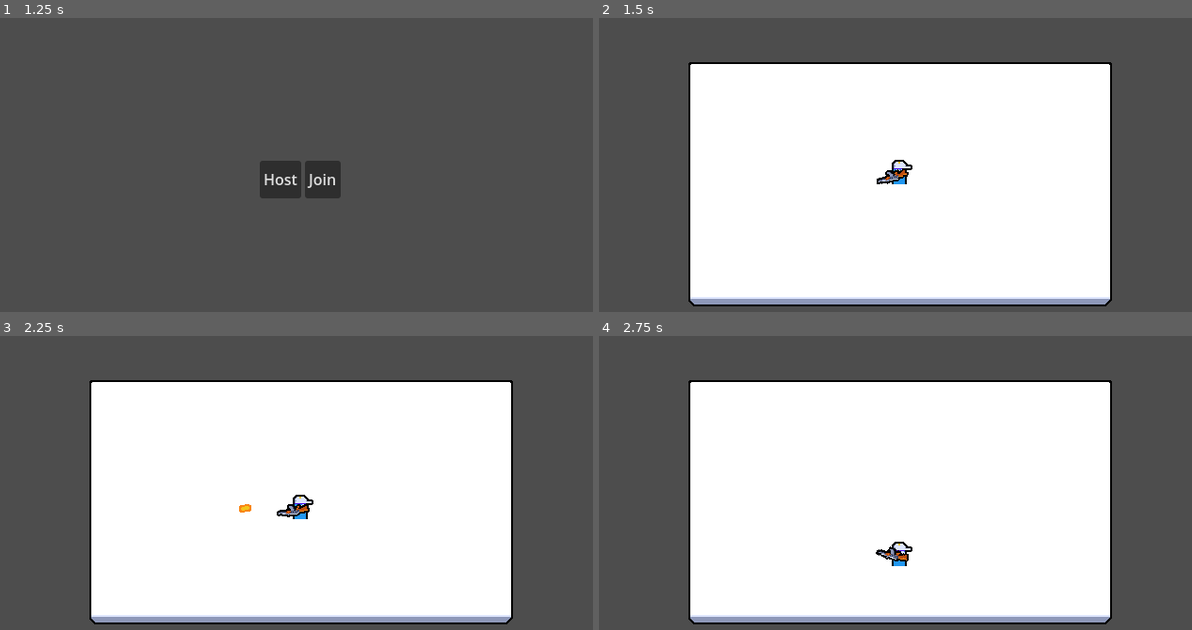
Above: before the commit, frames 1-4 (two rows, left to right).
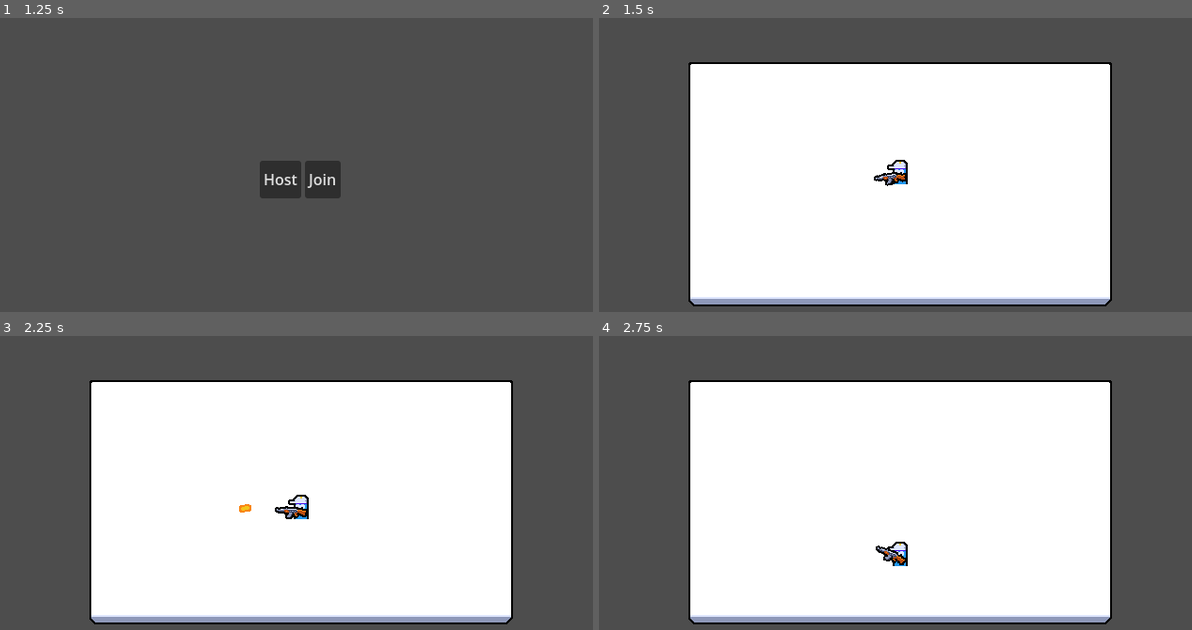
Above: after the commit, the same moments.

Repository: quangtran666/2D-Mutiplayer
Game: Godot game, scene res://ui/main_menu/main_menu.tscn
Same seed, same stepped clock (60 frames per second), same inputs: the game is played once before the commit and once after it.
Inputs (mouse positions are in pixels of both pictures, inside the frame that each line leads up to):
- Up to frame 1 (1.25 s): tap Enter at 0.5 s; move the mouse to (432, 162) at 0.52 s; press the mouse at (432, 162) at 0.53 s; hold D (move_right) from 0.53 s (still down)
- Up to frame 2 (1.5 s): release D (move_right) at 1.25 s; release the mouse at (1031, 162) at 1.25 s; click "Host" at 1.25 s
- Up to frame 3 (2.25 s): tap Space at 2 s; move the mouse to (177, 515) at 2.02 s; hold S (move_down) from 2.03 s (still down); click (177, 515) at 2.1 s
- Up to frame 4 (2.75 s): keep holding S (move_down)

Frame 1 is identical in both runs. In frame 2, 0.2% of the frame differs, in the area x 46-53%, y 48-58%; in frame 3, 0.2%; in frame 4, 0.2%.

Commit message:
Add hit and hurt box components, enhance enemy and player mechanics
- Introduced HitBoxComponent and HurtBoxComponent for improved collision handling.
- Updated enemy and player scripts to integrate new components for damage handling.
- Enhanced enemy and player scenes to include health management and collision detection.
- Modified enemy manager to track spawned enemies and handle enemy death events.
- Updated project configuration to include new autoloaded game events for better event management.

Diff:
--- /dev/null
+++ b/autoload/game_events.gd
@@ -0,0 +1,6 @@
+extends Node
+
+signal enemy_died
+
+func emit_enemy_died() -> void:
+    enemy_died.emit()
--- /dev/null
+++ b/components/hit_box_component.gd
@@ -0,0 +1,9 @@
+class_name HitBoxComponent
+extends Area2D
+
+signal hit_hurtbox(hurtbox_component: HurtBoxComponent)
+
+var damage: int = 1
+
+func register_hurtbox_hit(hurtbox_component: HurtBoxComponent) -> void:
+    hit_hurtbox.emit(hurtbox_component)
--- /dev/null
+++ b/components/hit_box_component.tscn
@@ -0,0 +1,8 @@
+[gd_scene load_steps=2 format=3 uid="uid://bhpvxajtdo15c"]
+
+[ext_resource type="Script" uid="uid://b81vkfafsg6dl" path="res://components/hit_box_component.gd" id="1_3rjmo"]
+
+[node name="HitBoxComponent" type="Area2D"]
+collision_layer = 256
+collision_mask = 0
+script = ExtResource("1_3rjmo")
--- /dev/null
+++ b/components/hurt_box_component.gd
@@ -0,0 +1,15 @@
+class_name HurtBoxComponent
+extends Area2D
+
+@export var health_component: HealthComponent
+
+func _ready() -> void:
+    area_entered.connect(_on_area_entered)
+
+func _on_area_entered(other_area: Area2D) -> void:
+    if !is_multiplayer_authority() or other_area is not HitBoxComponent:
+        return
+
+    var hitbox_component: HitBoxComponent = other_area
+    hitbox_component.register_hurtbox_hit(self)
+    health_component.damage(hitbox_component.damage)
--- /dev/null
+++ b/components/hurt_box_component.tscn
@@ -0,0 +1,8 @@
+[gd_scene load_steps=2 format=3 uid="uid://2hs7ixln1dp"]
+
+[ext_resource type="Script" uid="uid://d4efhtbpivah1" path="res://components/hurt_box_component.gd" id="1_hur37"]
+
+[node name="HurtBoxComponent" type="Area2D"]
+collision_layer = 0
+collision_mask = 256
+script = ExtResource("1_hur37")
--- a/entities/bullet/bullet.gd
+++ b/entities/bullet/bullet.gd
@@ -4,17 +4,19 @@
 const SPEED: int = 600
 
 @onready var life_timer: Timer = $LifeTimer
+@onready var hitbox_component: HitBoxComponent = $HitBoxComponent
 
 var direction: Vector2
 
 func _ready() -> void:
     life_timer.timeout.connect(_on_life_timer_timeout)
+    hitbox_component.hit_hurtbox.connect(_on_hit_hurtbox)
 
 func _process(delta: float) -> void:
     global_position += direction * SPEED * delta
 
-func start(direction: Vector2) -> void:
-    self.direction = direction
+func start(_direction: Vector2) -> void:
+    self.direction = _direction
     rotation = direction.angle()
 
 func register_collision() -> void:
@@ -23,3 +25,6 @@
 func _on_life_timer_timeout() -> void:
     if is_multiplayer_authority():
         queue_free()
+
+func _on_hit_hurtbox(_hurtbox_component: HurtBoxComponent) -> void:
+    register_collision()
--- a/entities/bullet/bullet.tscn
+++ b/entities/bullet/bullet.tscn
@@ -1,7 +1,8 @@
-[gd_scene load_steps=5 format=3 uid="uid://b0cv4kf3ow4ae"]
+[gd_scene load_steps=6 format=3 uid="uid://b0cv4kf3ow4ae"]
 
 [ext_resource type="Script" uid="uid://v7c6ifh3njf4" path="res://entities/bullet/bullet.gd" id="1_2kyv7"]
 [ext_resource type="Texture2D" uid="uid://dx1j7d8vy4yww" path="res://entities/bullet/bullet.png" id="1_78c8h"]
+[ext_resource type="PackedScene" uid="uid://bhpvxajtdo15c" path="res://components/hit_box_component.tscn" id="2_5h0jh"]
 
 [sub_resource type="SceneReplicationConfig" id="SceneReplicationConfig_2kyv7"]
 properties/0/path = NodePath(".:global_position")
@@ -27,12 +28,10 @@
 one_shot = true
 autostart = true
 
-[node name="Area2D" type="Area2D" parent="."]
-collision_layer = 256
-collision_mask = 0
+[node name="HitBoxComponent" parent="." instance=ExtResource("2_5h0jh")]
 
-[node name="CollisionShape2D" type="CollisionShape2D" parent="Area2D"]
-shape = SubResource("CircleShape2D_2kyv7")
+[node name="CollisionShape2D2" type="CollisionShape2D" parent="HitBoxComponent"]
+shape = SubResource("CircleShape2D_5h0jh")
 
 [node name="Sprite2D" type="Sprite2D" parent="."]
 texture = ExtResource("1_78c8h")
--- a/entities/enemy/enemy.gd
+++ b/entities/enemy/enemy.gd
@@ -1,26 +1,21 @@
 class_name Enemy
 extends CharacterBody2D
 
-@onready var area_2d: Area2D = $Area2D
 @onready var target_acquisition_timer: Timer = $TargetAcquisitionTimer
 @onready var health_component: HealthComponent = $HealthComponent
 
 var target_position: Vector2
 
 func _ready() -> void:
-    area_2d.area_entered.connect(_on_area_entered)
     target_acquisition_timer.timeout.connect(_on_target_acquisition_timer_timeout)
     if is_multiplayer_authority():
-        health_component.died.connect(_on_health_component_died)
+        health_component.died.connect(_on_died)
         acquire_target()
 
 func _process(_delta: float) -> void:
     if is_multiplayer_authority():
         velocity = global_position.direction_to(target_position) * 40
         move_and_slide()
-
-func handle_hit() -> void:
-    health_component.damage(1)
 
 func acquire_target() -> void:
     var players = get_tree().get_nodes_in_group("player")
@@ -41,18 +36,10 @@
     if nearest_player != null:
         target_position = nearest_player.global_position
 
-func _on_area_entered(area: Area2D) -> void:
-    if !is_multiplayer_authority():
-        return
-
-    if area.owner is Bullet:
-        var bullet = area.owner as Bullet
-        bullet.register_collision()
-        handle_hit()
-
 func _on_target_acquisition_timer_timeout() -> void:
     if is_multiplayer_authority():
         acquire_target()
 
-func _on_health_component_died() -> void:
+func _on_died() -> void:
+    GameEvents.emit_enemy_died()
     queue_free()
--- a/entities/enemy/enemy.tscn
+++ b/entities/enemy/enemy.tscn
@@ -1,16 +1,21 @@
-[gd_scene load_steps=7 format=3 uid="uid://cs3uxguww5dtr"]
+[gd_scene load_steps=10 format=3 uid="uid://cs3uxguww5dtr"]
 
 [ext_resource type="Script" uid="uid://xoicxpxlueb4" path="res://entities/enemy/enemy.gd" id="1_im2q6"]
 [ext_resource type="Texture2D" uid="uid://v52hje6f3n40" path="res://entities/enemy/enemy_medium.png" id="1_ksmh7"]
 [ext_resource type="PackedScene" uid="uid://obpgxc15hmtu" path="res://components/health_component.tscn" id="2_3fvr7"]
+[ext_resource type="PackedScene" uid="uid://2hs7ixln1dp" path="res://components/hurt_box_component.tscn" id="3_dt443"]
+[ext_resource type="PackedScene" uid="uid://bhpvxajtdo15c" path="res://components/hit_box_component.tscn" id="4_4wwj3"]
 
 [sub_resource type="SceneReplicationConfig" id="SceneReplicationConfig_im2q6"]
 properties/0/path = NodePath(".:global_position")
 properties/0/spawn = true
 properties/0/replication_mode = 1
 
-[sub_resource type="RectangleShape2D" id="RectangleShape2D_ksmh7"]
+[sub_resource type="RectangleShape2D" id="RectangleShape2D_4wwj3"]
 size = Vector2(16, 24)
+
+[sub_resource type="RectangleShape2D" id="RectangleShape2D_d50e0"]
+size = Vector2(10, 14)
 
 [sub_resource type="CircleShape2D" id="CircleShape2D_ksmh7"]
 radius = 4.0
@@ -30,14 +35,21 @@
 [node name="HealthComponent" parent="." instance=ExtResource("2_3fvr7")]
 max_health = 5
 
-[node name="Area2D" type="Area2D" parent="."]
+[node name="HurtBoxComponent" parent="." node_paths=PackedStringArray("health_component") instance=ExtResource("3_dt443")]
 position = Vector2(0, -11)
-collision_layer = 0
-collision_mask = 256
+health_component = NodePath("../HealthComponent")
 
-[node name="CollisionShape2D" type="CollisionShape2D" parent="Area2D"]
+[node name="CollisionShape2D2" type="CollisionShape2D" parent="HurtBoxComponent"]
 position = Vector2(0, -1)
-shape = SubResource("RectangleShape2D_ksmh7")
+shape = SubResource("RectangleShape2D_4wwj3")
+
+[node name="HitBoxComponent" parent="." instance=ExtResource("4_4wwj3")]
+position = Vector2(0, -10)
+collision_layer = 4
+
+[node name="CollisionShape2D" type="CollisionShape2D" parent="HitBoxComponent"]
+position = Vector2(0, -1)
+shape = SubResource("RectangleShape2D_d50e0")
 
 [node name="Sprite2D" type="Sprite2D" parent="."]
 texture = ExtResource("1_ksmh7")
--- a/entities/player/player.gd
+++ b/entities/player/player.gd
@@ -2,8 +2,10 @@
 extends CharacterBody2D
 
 @onready var player_input_synchronizer_component: PlayerInputSynchronizerComponent = $PlayerInputSynchronizerComponent
-@onready var weapon_root: Node2D = $WeaponRoot
+@onready var weapon_root: Node2D = $Visuals/WeaponRoot
 @onready var fire_rate_timer: Timer = $FireRateTimer
+@onready var health_component: HealthComponent = $HealthComponent
+@onready var visuals: Node2D = $Visuals
 
 var bullet_scene: PackedScene = preload("res://entities/bullet/bullet.tscn")
 
@@ -11,15 +13,22 @@
 
 func _ready() -> void:
     player_input_synchronizer_component.set_multiplayer_authority(input_multiplayer_authority)
+    health_component.died.connect(_on_died)
 
 func _process(_delta: float) -> void:
-    weapon_root.look_at(weapon_root.global_position + player_input_synchronizer_component.aim_vector)
+    update_aim_position()
 
     if is_multiplayer_authority():
         velocity = player_input_synchronizer_component.movement_vector * 100
         move_and_slide()
         if player_input_synchronizer_component.is_attack_pressed:
             try_create_bullet()
+
+func update_aim_position() -> void:
+    var aim_vector: Vector2 = player_input_synchronizer_component.aim_vector
+    var aim_position: Vector2 = weapon_root.global_position + aim_vector
+    visuals.scale = Vector2.ONE if aim_vector.x >= 0 else Vector2(-1, 1)
+    weapon_root.look_at(aim_position)
 
 func try_create_bullet() -> void:
     if !fire_rate_timer.is_stopped():
@@ -30,3 +39,6 @@
     bullet.start(player_input_synchronizer_component.aim_vector)
     get_parent().add_child(bullet, true)
     fire_rate_timer.start()
+
+func _on_died() -> void:
+    print("Player died")
--- a/entities/player/player.tscn
+++ b/entities/player/player.tscn
@@ -1,14 +1,19 @@
-[gd_scene load_steps=7 format=3 uid="uid://bm637peepx5th"]
+[gd_scene load_steps=10 format=3 uid="uid://bm637peepx5th"]
 
 [ext_resource type="Script" uid="uid://c265snan57j72" path="res://entities/player/player.gd" id="1_symyc"]
 [ext_resource type="PackedScene" uid="uid://cfn7s2ss0l4c3" path="res://components/player_input_synchronizer_component.tscn" id="2_abrql"]
+[ext_resource type="PackedScene" uid="uid://obpgxc15hmtu" path="res://components/health_component.tscn" id="3_fkugw"]
 [ext_resource type="Texture2D" uid="uid://cucfsewxqtcps" path="res://entities/player/player-medium.png" id="3_sglur"]
+[ext_resource type="PackedScene" uid="uid://2hs7ixln1dp" path="res://components/hurt_box_component.tscn" id="4_8fjmc"]
 [ext_resource type="Texture2D" uid="uid://dkxoat1vbdkys" path="res://entities/player/rifle.png" id="4_bls4j"]
 
 [sub_resource type="SceneReplicationConfig" id="SceneReplicationConfig_abrql"]
 properties/0/path = NodePath(".:global_position")
 properties/0/spawn = true
 properties/0/replication_mode = 1
+
+[sub_resource type="CircleShape2D" id="CircleShape2D_8fjmc"]
+radius = 5.0
 
 [sub_resource type="CircleShape2D" id="CircleShape2D_sfv1e"]
 
@@ -18,28 +23,41 @@
 script = ExtResource("1_symyc")
 
 [node name="PlayerInputSynchronizerComponent" parent="." node_paths=PackedStringArray("aim_root") instance=ExtResource("2_abrql")]
-aim_root = NodePath("../WeaponRoot")
+aim_root = NodePath("../Visuals/WeaponRoot")
 
 [node name="MultiplayerSynchronizer" type="MultiplayerSynchronizer" parent="."]
 replication_config = SubResource("SceneReplicationConfig_abrql")
+
+[node name="HealthComponent" parent="." instance=ExtResource("3_fkugw")]
+max_health = 5
 
 [node name="FireRateTimer" type="Timer" parent="."]
 wait_time = 0.25
 one_shot = true
 
-[node name="Sprite2D" type="Sprite2D" parent="."]
+[node name="HurtBoxComponent" parent="." node_paths=PackedStringArray("health_component") instance=ExtResource("4_8fjmc")]
+position = Vector2(0, -11)
+collision_mask = 4
+health_component = NodePath("../HealthComponent")
+
+[node name="CollisionShape2D" type="CollisionShape2D" parent="HurtBoxComponent"]
+shape = SubResource("CircleShape2D_8fjmc")
+
+[node name="Visuals" type="Node2D" parent="."]
+
+[node name="Sprite2D" type="Sprite2D" parent="Visuals"]
 texture = ExtResource("3_sglur")
 centered = false
-offset = Vector2(-9, -26)
+offset = Vector2(-8, -26)
 
-[node name="WeaponRoot" type="Node2D" parent="."]
+[node name="WeaponRoot" type="Node2D" parent="Visuals"]
 position = Vector2(0, -9)
 
-[node name="Sprite2D" type="Sprite2D" parent="WeaponRoot"]
+[node name="Sprite2D" type="Sprite2D" parent="Visuals/WeaponRoot"]
 position = Vector2(6, 0)
 texture = ExtResource("4_bls4j")
 centered = false
-offset = Vector2(-15, -6)
+offset = Vector2(-13, -6)
 
 [node name="CollisionShape2D" type="CollisionShape2D" parent="."]
 visible = false
--- a/main.tscn
+++ b/main.tscn
@@ -14,12 +14,12 @@
 script = ExtResource("1_0xm2m")
 
 [node name="EnemyManager" parent="." node_paths=PackedStringArray("enemy_spawn_root", "spawn_rect") instance=ExtResource("2_h2yge")]
-enemy_spawn_root = NodePath("..")
+enemy_spawn_root = NodePath("../YSortRoot")
 spawn_rect = NodePath("../SpawnRect")
 
 [node name="MultiplayerSpawner" type="MultiplayerSpawner" parent="."]
 _spawnable_scenes = PackedStringArray("uid://b0cv4kf3ow4ae", "uid://cs3uxguww5dtr")
-spawn_path = NodePath("..")
+spawn_path = NodePath("../YSortRoot")
 
 [node name="SpawnRect" type="ReferenceRect" parent="."]
 custom_minimum_size = Vector2(414, 216)
@@ -73,3 +73,7 @@
 [node name="CollisionShape2D" type="CollisionShape2D" parent="StaticBodies/StaticBody2D4"]
 position = Vector2(0, -4)
 shape = SubResource("RectangleShape2D_h2yge")
+
+[node name="YSortRoot" type="Node2D" parent="."]
+y_sort_enabled = true
+metadata/_edit_lock_ = true
--- a/manager/enemy_manager.gd
+++ b/manager/enemy_manager.gd
@@ -14,10 +14,12 @@
 @onready var round_timer: Timer = $RoundTimer
 
 var round_count: int
+var spawned_enemies: int
 
 func _ready() -> void:
     spawn_interval_timer.timeout.connect(_on_spawn_interval_timer_timeout)
     round_timer.timeout.connect(_on_round_timer_timeout)
+    GameEvents.enemy_died.connect(_on_enemy_died)
     begin_round()
 
 func begin_round() -> void:
@@ -27,6 +29,15 @@
 
     spawn_interval_timer.wait_time = BASE_ENEMY_SPAWN_TIME + ((round_count - 1) * ENEMY_SPAWN_TIME_GROWTH)
     spawn_interval_timer.start()
+
+    print("Round %d started" % round_count)
+
+func check_round_completed() -> void:
+    if !round_timer.is_stopped():
+        return
+
+    if spawned_enemies == 0:
+        begin_round()
 
 func get_random_spawn_position() -> Vector2:
     var x = randf_range(0, spawn_rect.size.x)
@@ -38,6 +49,7 @@
     var enemy := enemy_scene.instantiate() as Enemy
     enemy.global_position = get_random_spawn_position()
     enemy_spawn_root.add_child(enemy, true)
+    spawned_enemies += 1
 
 func _on_spawn_interval_timer_timeout() -> void:
     if is_multiplayer_authority():
@@ -47,4 +59,8 @@
 func _on_round_timer_timeout() -> void:
     if is_multiplayer_authority():
         spawn_interval_timer.stop()
-        print("Round %d ended" % round_count)
+        check_round_completed()
+
+func _on_enemy_died() -> void:
+    spawned_enemies -= 1
+    check_round_completed()
--- a/project.godot
+++ b/project.godot
@@ -14,6 +14,10 @@
 run/main_scene="uid://dpp0h7ydcdn6h"
 config/features=PackedStringArray("4.4", "Forward Plus")
 config/icon="res://icon.svg"
+
+[autoload]
+
+GameEvents="*res://autoload/game_events.gd"
 
 [display]
 
@@ -56,6 +60,7 @@
 [layer_names]
 
 2d_physics/layer_1="Terrain"
+2d_physics/layer_3="Enemy"
 2d_physics/layer_9="Bullet"
 
 [rendering]
Not shown, added: autoload/game_events.gd.uid
Not shown, added: components/hit_box_component.gd.uid
Not shown, added: components/hurt_box_component.gd.uid
Not shown: 1 places in entities/bullet/bullet.tscn that only renumber resources
